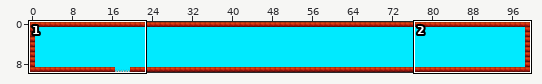
Level history. Tiled map: android/assets/level1.tmx. The picture above shows the old version from afar; the outline marks the close-up.
Close-up. Before:
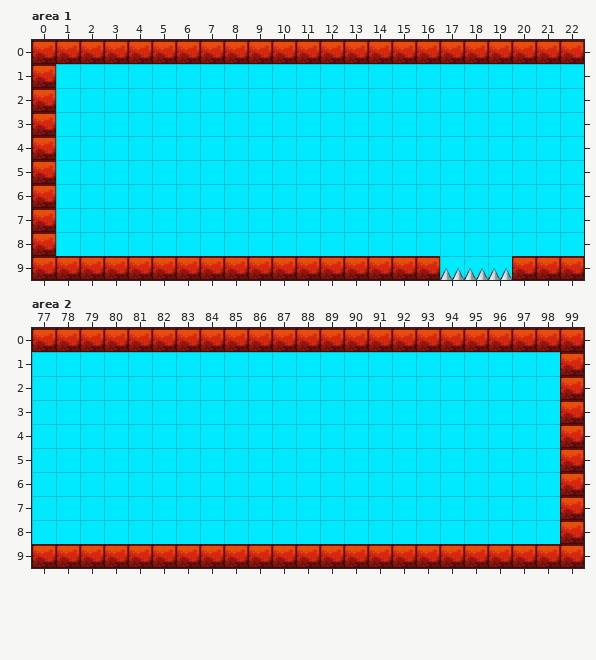
Cells are 64x64 px. Shown: area 1 x 0..22, y 0..9; area 2 x 77..99, y 0..9.
Once edited:
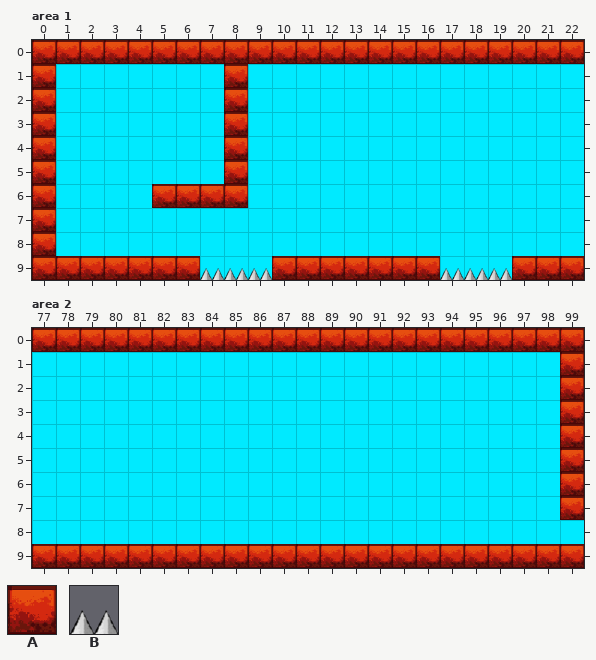
Key: from "Bounce": A 1, B 3.
_ is an empty cell.
Change:
Layer "Graphics", area 1:
y 1..5: x 8 _ -> A
y 6: x 5..8 ____ -> AAAA
y 9: x 7..9 AAA -> BBB
Layer "Graphics", area 2:
y 8: x 99 A -> _
Pixel boxes of the changes (left, top, right, bottom) in both close-ups:
added: (152, 64, 248, 208)
changed: (200, 256, 272, 280)
removed: (560, 520, 584, 544)
